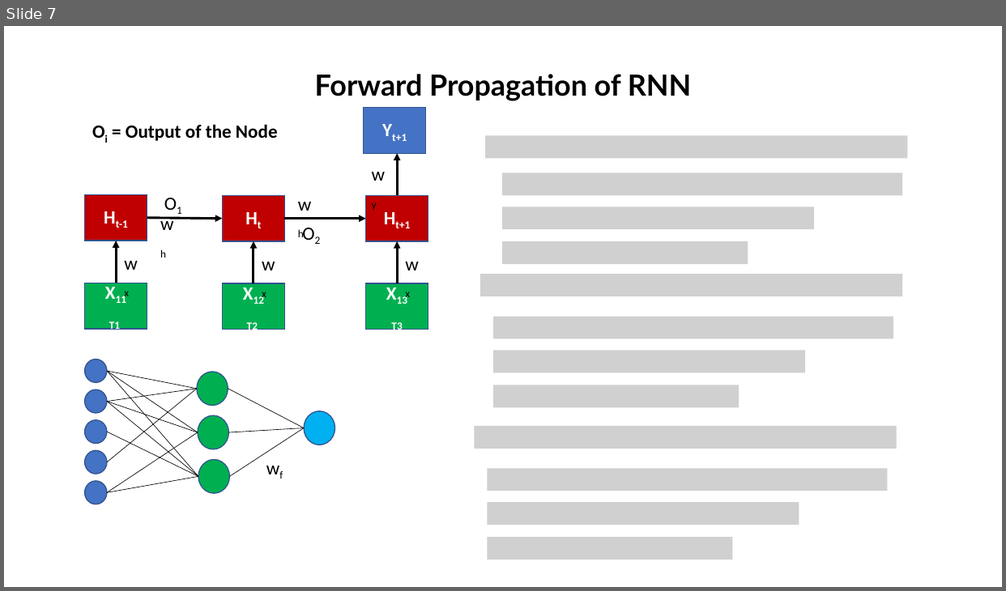
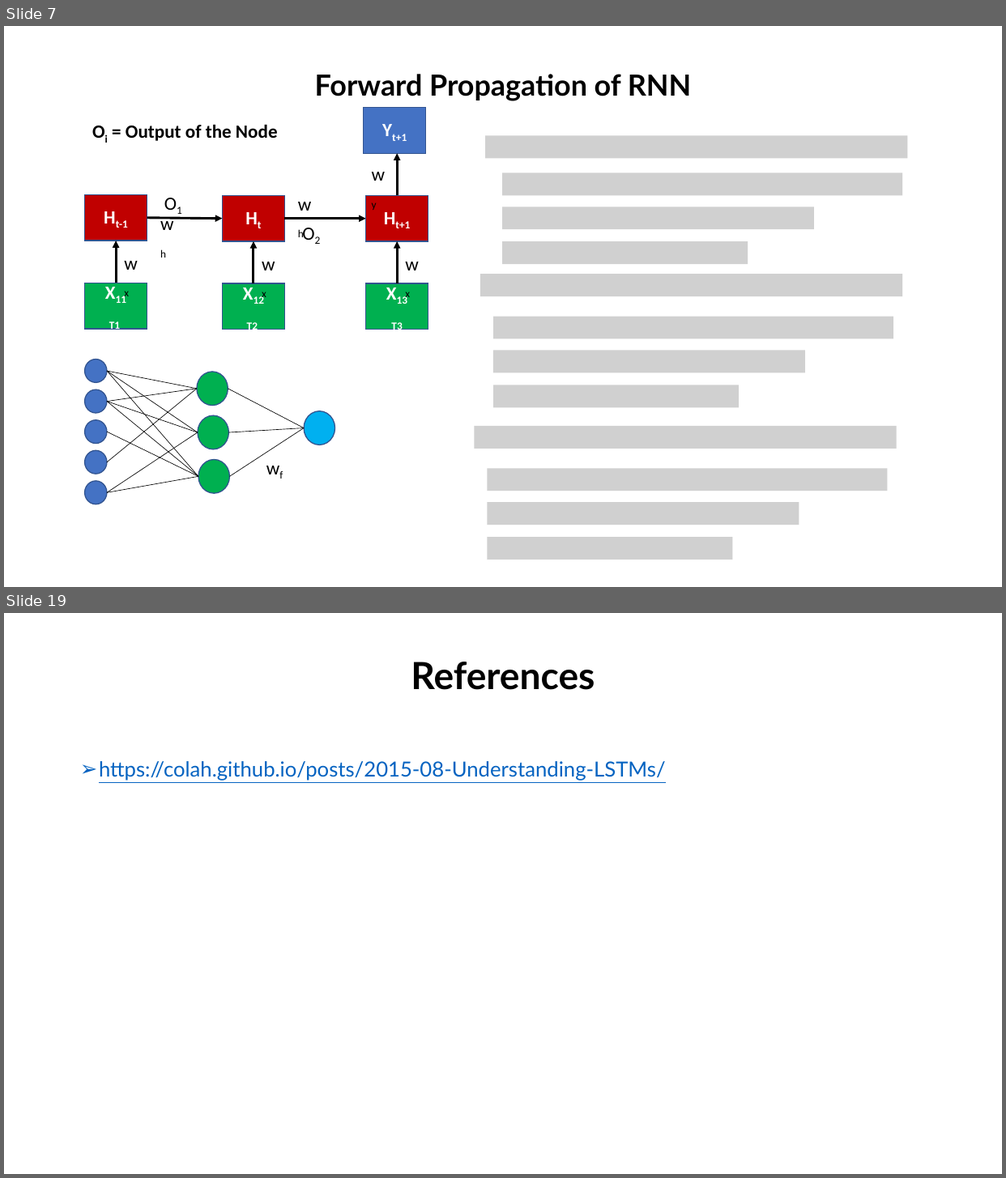
Before and after one commit to alaminbhuyan/ML_DL_AI_Files, a slide deck: DEEP LEARNING/RNN/RNN Concept.pptx. Shown one above the other, each under a label of ours: slide 7 before the commit, slides 7 and 19 after it; the slides between them are not shown. The pictures are 1006x591 and 1006x1178 pixels, drawn with LibreOffice and Linux fonts; fonts in the diff are those of the drawing; grey boxes stand for pictures. Boxes give left, top, right and bottom in pixels: in the first picture for what was removed or moved away, otherwise in the second. Text is boxed around its words. In the diff, an @@ line names an element or a change of style, - is before the commit and + after.

```diff
--- a/DEEP LEARNING/RNN/RNN Concept.pptx
+++ b/DEEP LEARNING/RNN/RNN Concept.pptx
@@ slide 19 added at box(4, 613, 1002, 1174), background #FFFFFF @@
@@ title added at box(411, 662, 594, 690), 36 pt, text #000000, bold @@
+References
@@ text added at box(99, 761, 666, 781), 20 pt, text #0563C1, underline @@
+➢ https://colah.github.io/posts/2015-08-Understanding-LSTMs/
```
Also in this commit, not shown: 3 slides changed, 11 other slides added, 1 slide removed.
